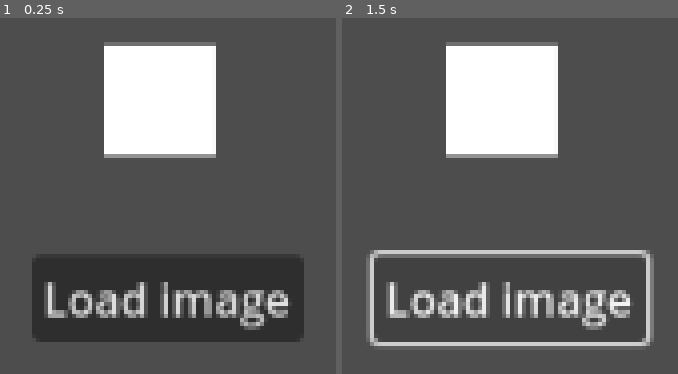
Above: before the commit, frames 1-2 (left to right).
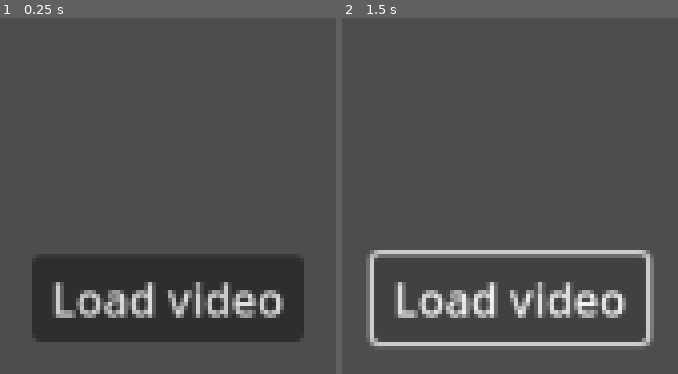
Above: after the commit, the same moments.

Repository: theRealDyer/VideoMouseTrackingSoftware
Game: Godot game, scene res://mainVideoTest.tscn
Same seed, same stepped clock (60 frames per second), same inputs: the game is played once before the commit and once after it. Before the commit the project starts from res://main.tscn.
Inputs:
- Up to frame 1 (0.25 s): no input
- Up to frame 2 (1.5 s): click "Load image" (after the commit: "Load video") at 0.5 s

The runs differ from the first frame. In frame 1, 16% of the frame differs, in the area x 13-86%, y 6-88%; in frame 2, 16%.

Commit message:
changed project to load videos instead of image

Diff:
--- a/main.gd
+++ /dev/null
@@ -1,19 +0,0 @@
-extends Control
-
-
-func _on_load_image_pressed() -> void:
-	$FileDialog.add_filter("*.png ; PNG files")
-	$FileDialog.add_filter("*.jpg ; JPG files")
-	$FileDialog.add_filter("*.jpeg ; JPEG files")
-	$FileDialog.popup()
-
-
-func _on_file_dialog_file_selected(path: String) -> void:
-
-	var image = Image.new()
-	image.load(path)
-
-	var image_texture = ImageTexture.new()
-	image_texture.set_image(image)
-
-	$ColorRect/TextureRect.texture = image_texture
--- /dev/null
+++ b/mainVideoTest.gd
@@ -0,0 +1,10 @@
+extends Control
+
+func _on_load_image_pressed() -> void:
+	# $FileDialog.add_filter("*.webm ; WebM Video Files")
+	$FileDialog.add_filter("*.ogv ; OGV Video Files")
+	$FileDialog.popup()
+
+func _on_file_dialog_file_selected(path: String) -> void:
+	$VideoStreamPlayer.stream = load(path)
+	$VideoStreamPlayer.play()
--- a/main.tscn
+++ b/mainVideoTest.tscn
@@ -1,6 +1,6 @@
-[gd_scene load_steps=2 format=3 uid="uid://dwj5b74la1c8n"]
+[gd_scene load_steps=2 format=3 uid="uid://ccfrurnpdlwau"]
 
-[ext_resource type="Script" path="res://main.gd" id="1_td2nj"]
+[ext_resource type="Script" path="res://mainVideoTest.gd" id="1_ixvjd"]
 
 [node name="TestScene" type="Control"]
 layout_mode = 3
@@ -9,7 +9,7 @@
 offset_top = 320.0
 offset_right = 577.0
 offset_bottom = 320.0
-script = ExtResource("1_td2nj")
+script = ExtResource("1_ixvjd")
 
 [node name="FileDialog" type="FileDialog" parent="."]
 title = "Open a File"
@@ -21,25 +21,20 @@
 access = 2
 use_native_dialog = true
 
-[node name="ColorRect" type="ColorRect" parent="."]
+[node name="VideoStreamPlayer" type="VideoStreamPlayer" parent="."]
 layout_mode = 0
-offset_left = -29.0
-offset_top = -26.0
-offset_right = 11.0
-offset_bottom = 14.0
+offset_left = -385.0
+offset_top = -244.0
+offset_right = 375.0
+offset_bottom = 231.0
 
-[node name="TextureRect" type="TextureRect" parent="ColorRect"]
-layout_mode = 0
-offset_right = 40.0
-offset_bottom = 40.0
-
-[node name="LoadImage" type="Button" parent="."]
+[node name="LoadVideo" type="Button" parent="."]
 layout_mode = 0
 offset_left = -55.0
 offset_top = 50.0
 offset_right = 43.0
 offset_bottom = 81.0
-text = "Load image"
+text = "Load video"
 
 [connection signal="file_selected" from="FileDialog" to="." method="_on_file_dialog_file_selected"]
-[connection signal="pressed" from="LoadImage" to="." method="_on_load_image_pressed"]
+[connection signal="pressed" from="LoadVideo" to="." method="_on_load_image_pressed"]
--- a/project.godot
+++ b/project.godot
@@ -11,7 +11,7 @@
 [application]
 
 config/name="videoMouseTrackingSoftware"
-run/main_scene="res://main.tscn"
+run/main_scene="res://mainVideoTest.tscn"
 config/features=PackedStringArray("4.2", "GL Compatibility")
 config/icon="res://icon.svg"
 
